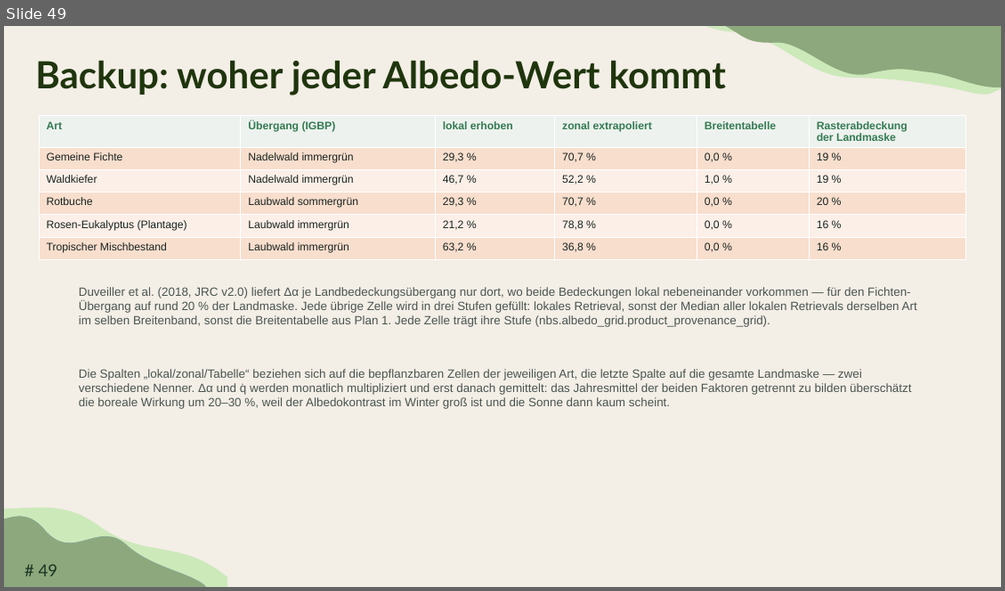
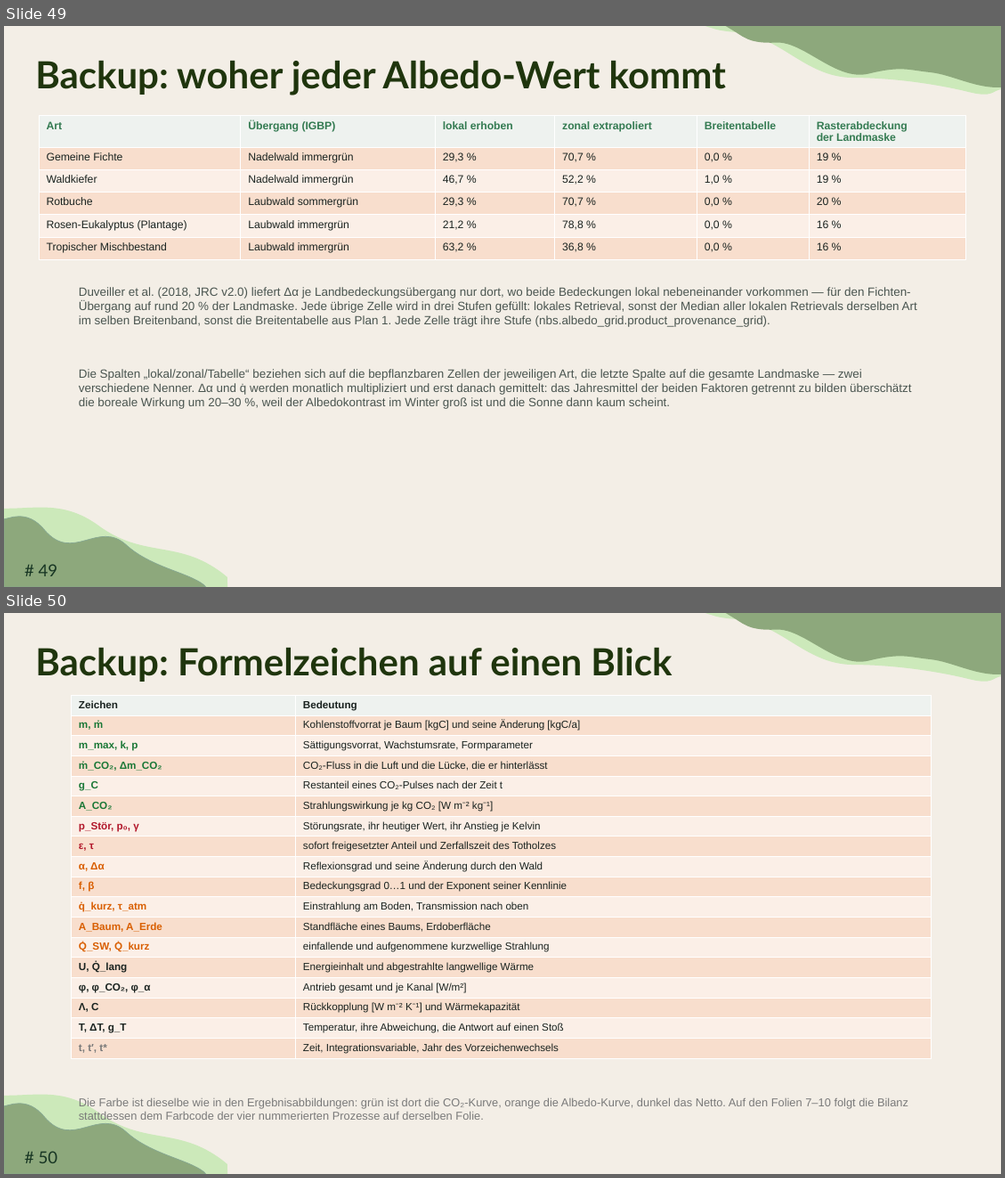
Before and after one commit to TimoDiepers/woodway, a slide deck: docs/slides/dissvortrag.pptx. Shown one above the other, each under a label of ours: slide 49 before the commit, slides 49 and 50 after it. The pictures are 1005x591 and 1005x1178 pixels, drawn with LibreOffice and Linux fonts; fonts in the diff are those of the drawing. Boxes give left, top, right and bottom in pixels: in the first picture for what was removed or moved away, otherwise in the second. Text is boxed around its words. In the diff, an @@ line names an element or a change of style, - is before the commit and + after.

```diff
--- a/docs/slides/dissvortrag.pptx
+++ b/docs/slides/dissvortrag.pptx
@@ slide 50 added at [4,613,1001,1174], background #F3EEE6; not listed: 5 template elements that a slide beside it also shows @@
@@ title added at [35,647,672,682], 36 pt, text #1F350D, bold @@
+Backup: Formelzeichen auf einen Blick
@@ table added at [72,695,931,1059], 18 rows, 2 columns @@
+Zeichen | Bedeutung
+m, ṁ | Kohlenstoffvorrat je Baum [kgC] und seine Änderung [kgC/a]
+m_max, k, p | Sättigungsvorrat, Wachstumsrate, Formparameter
+ṁ_CO₂, Δm_CO₂ | CO₂-Fluss in die Luft und die Lücke, die er hinterlässt
+g_C | Restanteil eines CO₂-Pulses nach der Zeit t
+A_CO₂ | Strahlungswirkung je kg CO₂ [W m⁻² kg⁻¹]
+p_Stör, p₀, γ | Störungsrate, ihr heutiger Wert, ihr Anstieg je Kelvin
+ε, τ | sofort freigesetzter Anteil und Zerfallszeit des Totholzes
+α, Δα | Reflexionsgrad und seine Änderung durch den Wald
+f, β | Bedeckungsgrad 0…1 und der Exponent seiner Kennlinie
+q̇_kurz, τ_atm | Einstrahlung am Boden, Transmission nach oben
+A_Baum, A_Erde | Standfläche eines Baums, Erdoberfläche
+Q̇_SW, Q̇_kurz | einfallende und aufgenommene kurzwellige Strahlung
+U, Q̇_lang | Energieinhalt und abgestrahlte langwellige Wärme
+φ, φ_CO₂, φ_α | Antrieb gesamt und je Kanal [W/m²]
+Λ, C | Rückkopplung [W m⁻² K⁻¹] und Wärmekapazität
+T, ΔT, g_T | Temperatur, ihre Abweichung, die Antwort auf einen Stoß
+t, t′, t* | Zeit, Integrationsvariable, Jahr des Vorzeichenwechsels
@@ text added at [79,1098,908,1122], 11 pt, text #7A7A7A @@
+Die Farbe ist dieselbe wie in den Ergebnisabbildungen: grün ist dort die CO₂-Kurve, orange die Albedo-Kurve, dunkel das Netto. Auf den Folien 7–10 folgt die Bilanz stattdessen dem Farbcode der vier nummerierten Prozesse auf derselben Folie.
```
Also in this commit, not shown: 10 slides changed, 4 other files.
